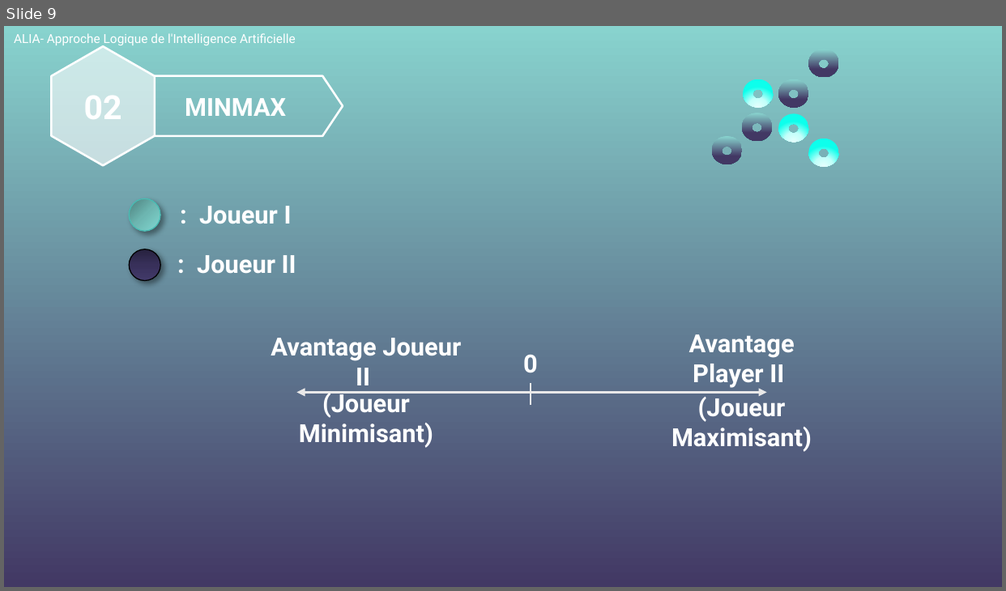
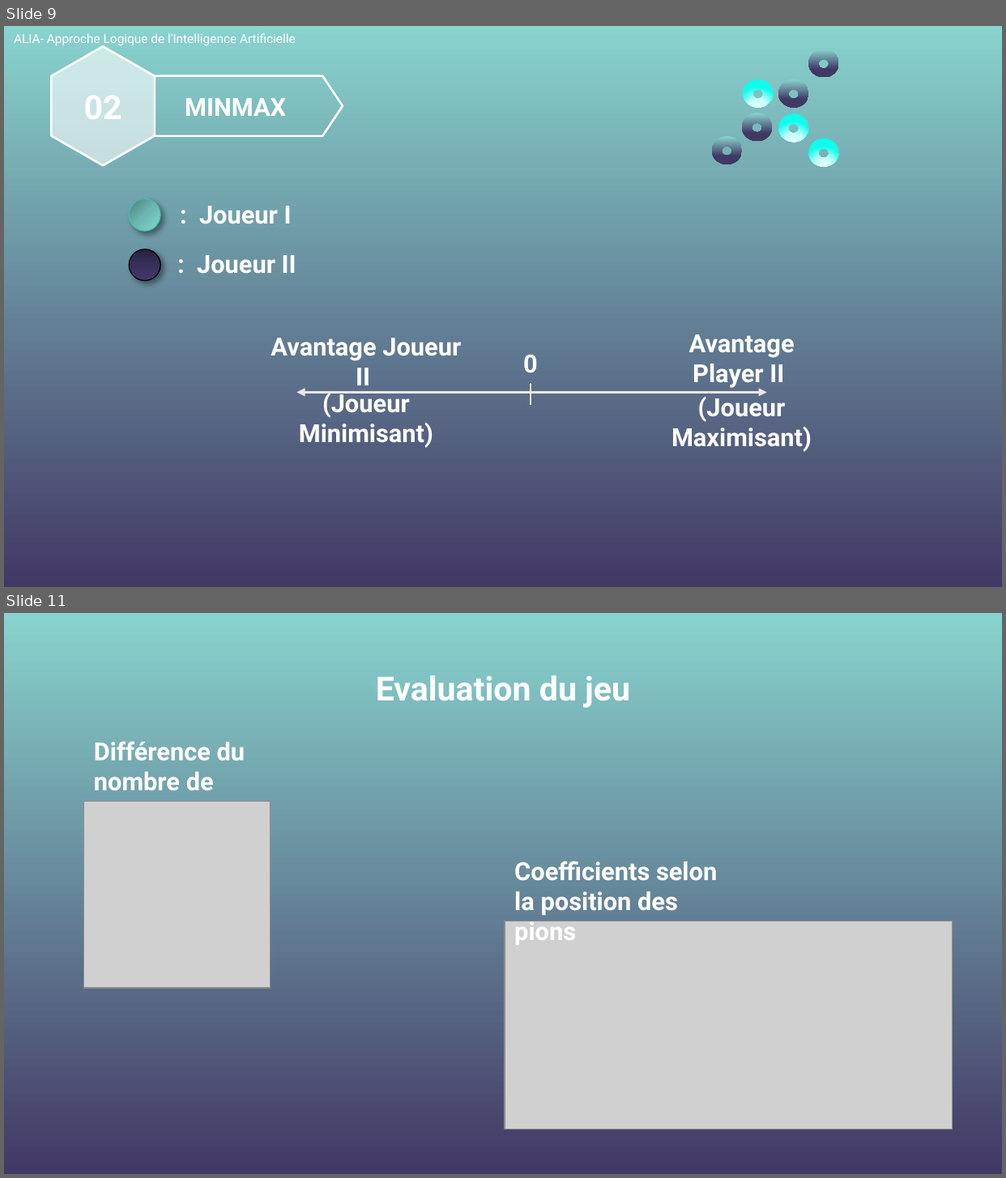
Before and after one commit to mguillevic/Othello, a slide deck: ALIA_Othello.pptx. Shown one above the other, each under a label of ours: slide 9 before the commit, slides 9 and 11 after it; the slides between them are not shown. The pictures are 1006x591 and 1006x1178 pixels, drawn with LibreOffice and Linux fonts; fonts in the diff are those of the drawing; grey boxes stand for pictures; background and template pictures are left out. Boxes give left, top, right and bottom in pixels: in the first picture for what was removed or moved away, otherwise in the second. Text is boxed around its words. In the diff, an @@ line names an element or a change of style, - is before the commit and + after.

```diff
--- a/ALIA_Othello.pptx
+++ b/ALIA_Othello.pptx
@@ slide 11 added at (x1=4, y1=613, x2=1002, y2=1174), background picture (left out) @@
@@ title added at (x1=376, y1=675, x2=630, y2=708), 24 pt, text #FFFFFF, bold @@
+Evaluation du jeu
@@ text added at (x1=94, y1=741, x2=245, y2=802), 18 pt, text #FFFFFF, bold @@
+Différence du nombre de pions
@@ picture added at (x1=84, y1=802, x2=270, y2=988) @@
@@ text added at (x1=514, y1=861, x2=717, y2=945), 18 pt, text #FFFFFF, bold @@
+Coefficients selon la position des pions
@@ picture added at (x1=505, y1=922, x2=952, y2=1130) @@
```
Also in this commit, not shown: 2 slides changed, 4 slides removed, 1 other file.
